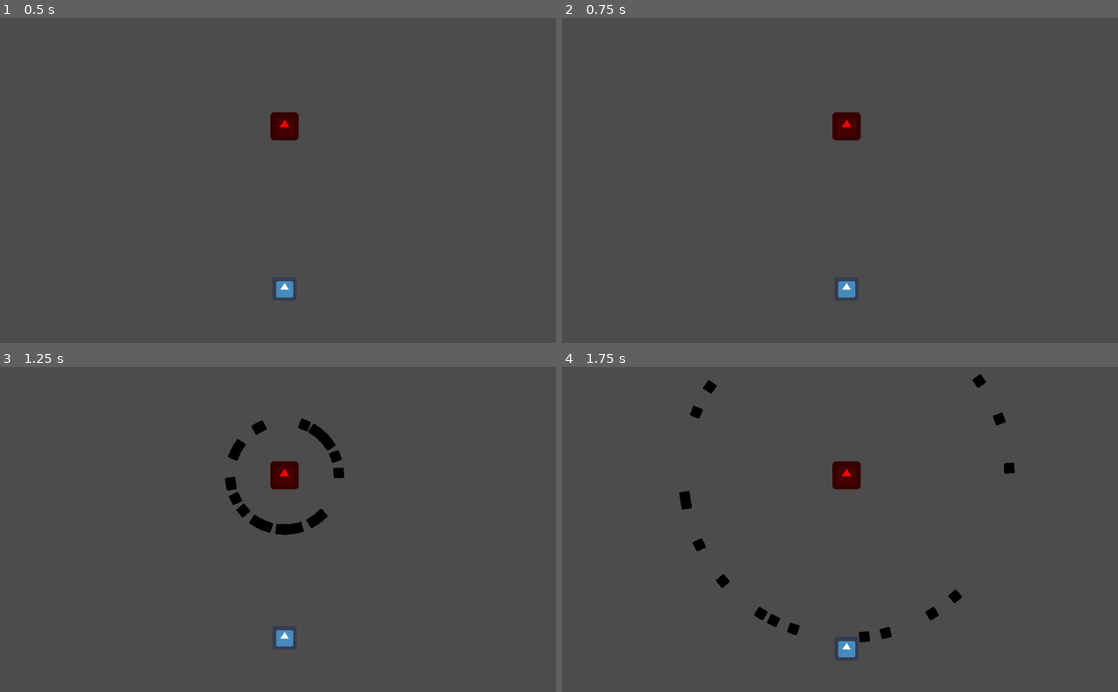
Above: before the commit, frames 1-4 (two rows, left to right).
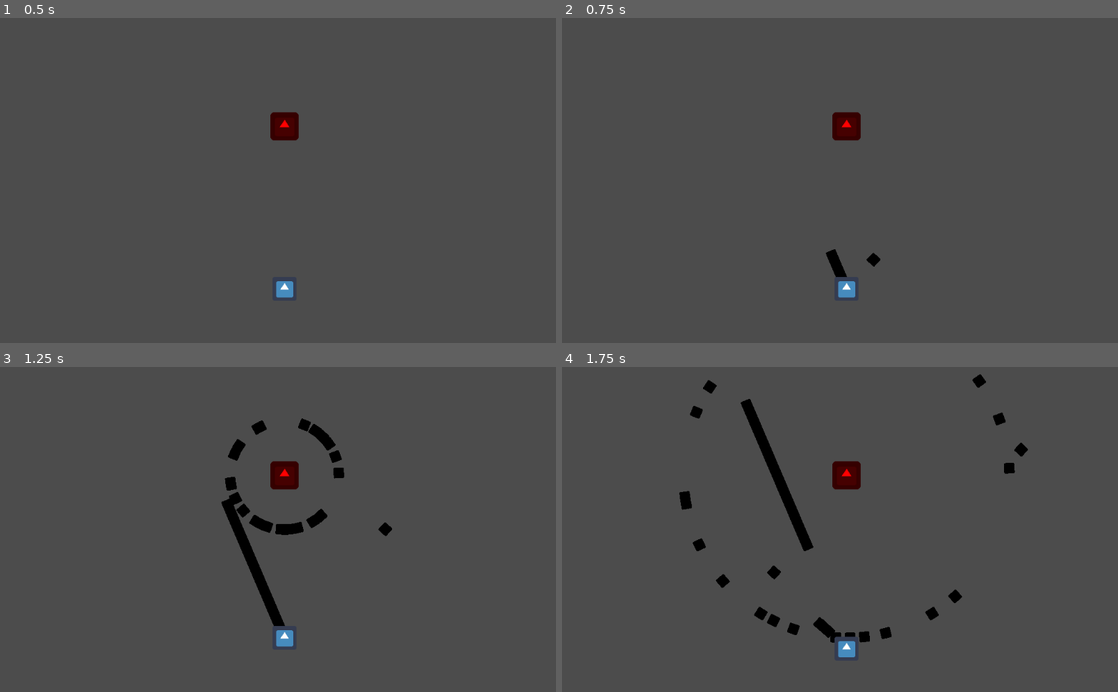
Above: after the commit, the same moments.

Repository: warriormaster12/HeartTale
Game: Godot game, scene res://Levels/BossLevel.tscn
Two runs of this game, one before a commit and one after it. Both use one fixed random seed, a clock stepped at 60 frames per second and the inputs below. The engine's default icon, where the game draws it, is replaced by a stand-in: a white triangle on a blue panel in a dark square.
Inputs (mouse positions are in pixels of both pictures, inside the frame that each line leads up to):
- Up to frame 1 (0.5 s): no input
- Up to frame 2 (0.75 s): tap Enter at 0.5 s; move the mouse to (962, 164) at 0.52 s; press the mouse at (962, 164) at 0.53 s
- Up to frame 3 (1.25 s): no input
- Up to frame 4 (1.75 s): move the mouse to (728, 545) at 1.27 s; release the mouse at (728, 545) at 1.28 s; tap S (move_b) at 1.35 s; click (728, 545) at 1.55 s

Frame 1 is identical in both runs. In frame 2, 0.2% of the frame differs, in the area x 47-58%, y 71-80%; in frame 3, 0.9%; in frame 4, 1.3%, in the area x 32-84%, y 9-85%.

Commit message:
somewhat working bullets

Diff:
--- a/GameObjects/Enemy/Bullet.gd
+++ b/GameObjects/Enemy/Bullet.gd
@@ -26,7 +26,7 @@
 func _on_Area2D_body_entered(body):
 	if body.name == "Player":
 		print("Hit")
-		get_tree().queue_delete(self)
+		#get_tree().queue_delete(self)
 
 
 
--- a/GameObjects/Enemy/Enemy.gd
+++ b/GameObjects/Enemy/Enemy.gd
@@ -3,8 +3,7 @@
 
 var bullet = preload("res://GameObjects/Enemy/Bullet.tscn")
 var bullet_startPosition = Vector2()
-export (NodePath) var rotator
-onready var rotator_node = get_node(rotator)
+onready var rotator_node = get_node("rotator")
 onready var timer = get_node("BulletSpawnDelay")
 
 
--- a/GameObjects/Enemy/Enemy.tscn
+++ b/GameObjects/Enemy/Enemy.tscn
@@ -8,7 +8,6 @@
 
 [node name="Enemy" type="KinematicBody2D"]
 script = ExtResource( 3 )
-rotator = NodePath("rotator")
 
 [node name="CollisionShape2D" type="CollisionShape2D" parent="."]
 shape = SubResource( 1 )
--- a/GameObjects/Player/Player.gd
+++ b/GameObjects/Player/Player.gd
@@ -6,10 +6,12 @@
 # var b = "text"
 export var Speed = 300.0
 var direction = Vector2()
+onready var rotator_node = get_node("rotator")
+var bullet = preload("res://GameObjects/Enemy/Bullet.tscn")
 
 # Called when the node enters the scene tree for the first time.
 func _ready():
-	pass # Replace with function body.
+	pass
 
 
 # Called every frame. 'delta' is the elapsed time since the previous frame.
@@ -19,6 +21,7 @@
 func _physics_process(delta):
 	direction = Vector2()
 
+	rotator_node.look_at(get_global_mouse_position())
 	if Input.is_action_pressed("move_r"):
 		 direction.x += 1
 	if Input.is_action_pressed("move_l"):
@@ -27,8 +30,17 @@
 		direction.y -= 1
 	if Input.is_action_pressed("move_b"):
 		direction.y += 1
+	if Input.is_action_pressed("fire"):
+		_shoot()
 
 	direction = direction.normalized()
 	direction = direction * Speed
 
 	direction = move_and_slide(direction)
+
+func _shoot():
+	rotator_node.position = self.position
+	var bullet_instance = bullet.instance()
+	bullet_instance.position = rotator_node.position
+	bullet_instance.rotation = rotator_node.rotation
+	get_parent().add_child(bullet_instance)
--- a/GameObjects/Player/Player.tscn
+++ b/GameObjects/Player/Player.tscn
@@ -15,3 +15,5 @@
 [node name="Sprite" type="Sprite" parent="."]
 scale = Vector2( 0.7, 0.7 )
 texture = ExtResource( 1 )
+
+[node name="rotator" type="Node2D" parent="."]
--- a/project.godot
+++ b/project.godot
@@ -45,6 +45,11 @@
 , Object(InputEventKey,"resource_local_to_scene":false,"resource_name":"","device":0,"alt":false,"shift":false,"control":false,"meta":false,"command":false,"pressed":false,"scancode":16777234,"unicode":0,"echo":false,"script":null)
  ]
 }
+fire={
+"deadzone": 0.5,
+"events": [ Object(InputEventMouseButton,"resource_local_to_scene":false,"resource_name":"","device":-1,"alt":false,"shift":false,"control":false,"meta":false,"command":false,"button_mask":0,"position":Vector2( 0, 0 ),"global_position":Vector2( 0, 0 ),"factor":1.0,"button_index":1,"pressed":false,"doubleclick":false,"script":null)
+ ]
+}
 
 [rendering]
 
